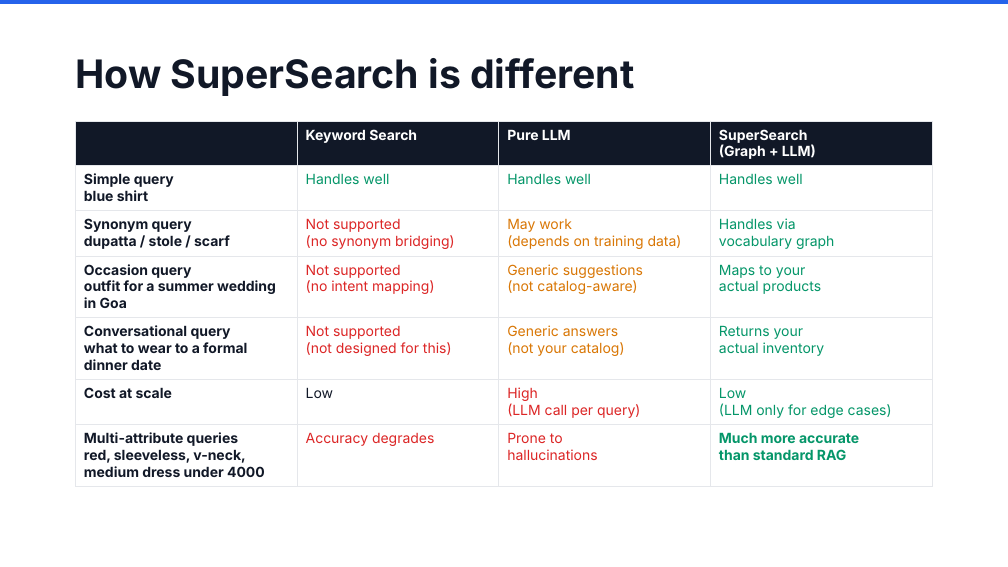
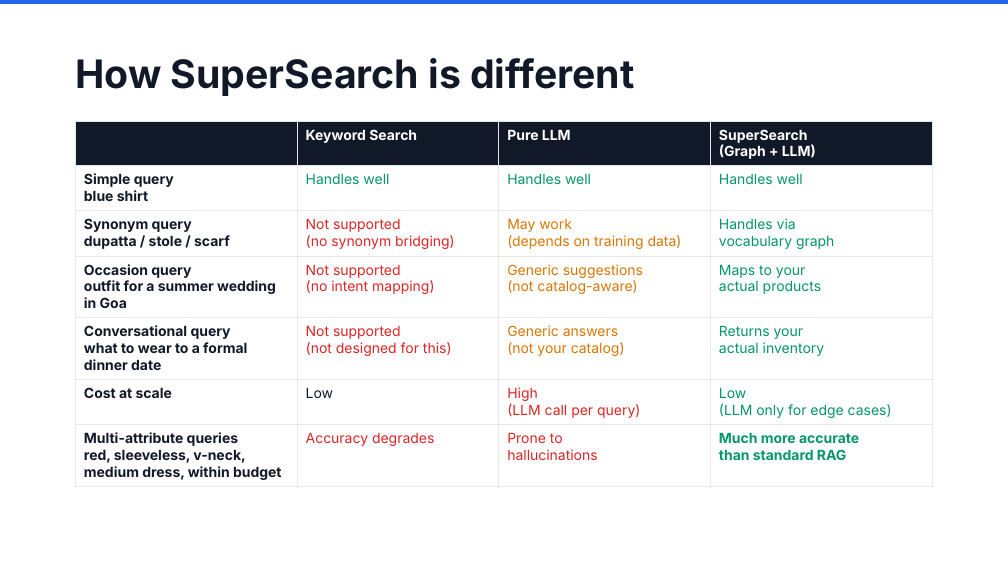
Before and after one commit to aantrikshhh/supersearch-ppt-templates, a slide deck: slide 13 of output/SS_Generic_Clothing.pptx. Drawn at 1008x567 pixels with LibreOffice and Linux fonts; fonts in the diff are those of the drawing. Boxes give left, top, right and bottom in pixels: in the first picture for what was removed or moved away, otherwise in the second. Text is boxed around its words. In the diff, an @@ line names an element or a change of style, - is before the commit and + after.

```diff
--- a/output/SS_Generic_Clothing.pptx
+++ b/output/SS_Generic_Clothing.pptx
@@ table at bbox=[76, 121, 932, 484] @@
-row 7, column 1: Multi-attribute queries / red, sleeveless, v-neck, medium dress under 4000
+row 7, column 1: Multi-attribute queries / red, sleeveless, v-neck, medium dress, within budget
```
Also in this commit, not shown: 2 other slides changed, 10 other files.
